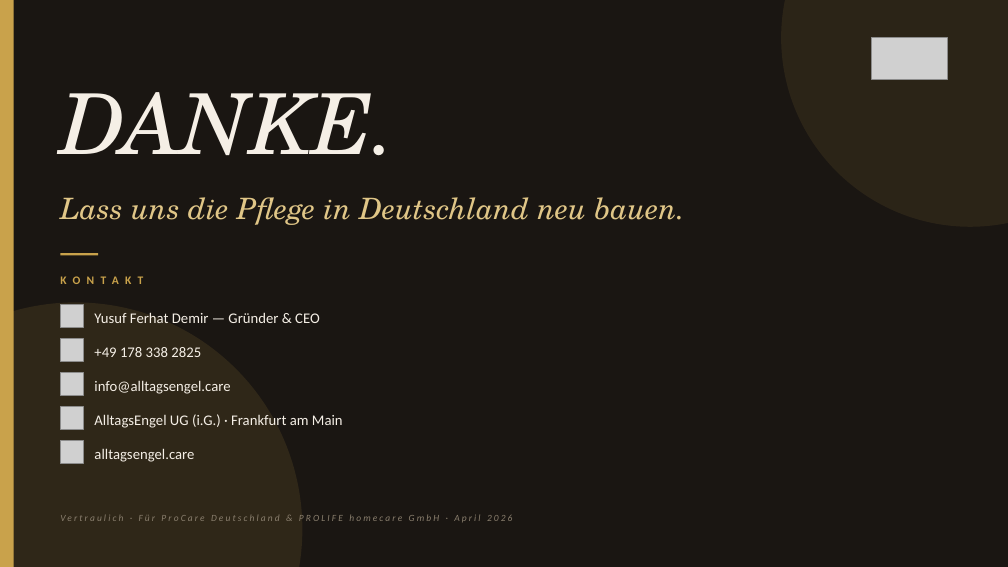
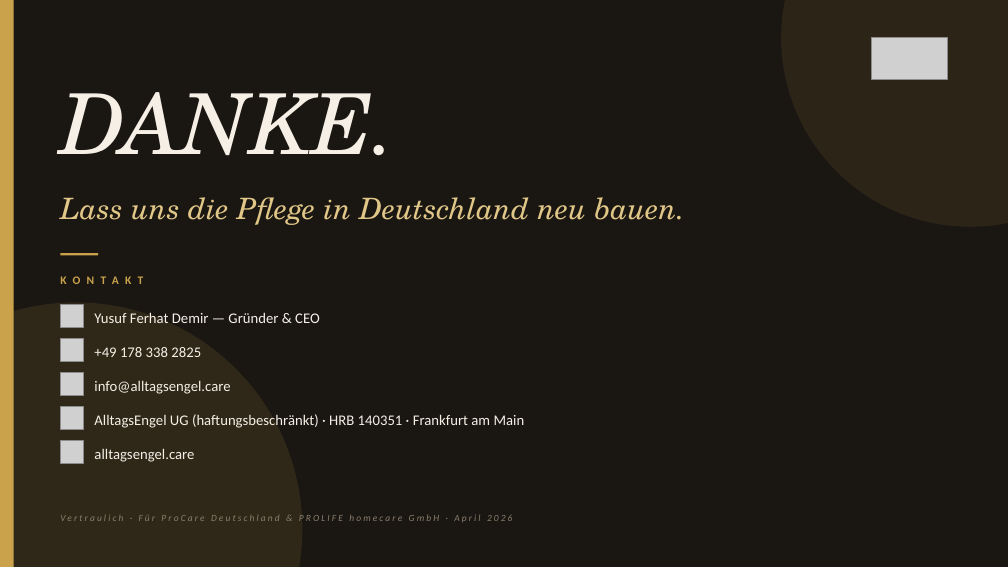
Before and after one commit to YusufFerhatDemir/alltagsengel, a slide deck: slide 14 of investor/AlltagsEngel_PitchDeck_2026.pptx. Drawn at 1008x567 pixels with LibreOffice and Linux fonts; fonts in the diff are those of the drawing; grey boxes stand for pictures. Boxes give left, top, right and bottom in pixels: in the first picture for what was removed or moved away, otherwise in the second. Text is boxed around its words. In the diff, an @@ line names an element or a change of style, - is before the commit and + after.

Commit message:
fix(investor): HRB 140351 + UG (haftungsbeschränkt) überall, Founder-Kreis mit YFD-Initialen
- Pitch Deck Cover/Closing: UG (i.G.) → UG (haftungsbeschränkt) · HRB 140351
- Pitch Deck Timeline Q4 2025: UG-Gründung + HRB 140351 Hinweis
- Pitch Deck Team-Slide: Founder-Kreis jetzt YFD-Initialen in Gold-Italic (statt generisches Person-Icon)
- Businessplan Unternehmensdaten: Firma/Rechtsform auf UG (haftungsbeschränkt) · HRB 140351, AG Frankfurt
- OnePager: Rechtsform-Fakt mit HRB 140351 statt 'Gegründet 2025', Status ergänzt um Frankfurt
- Rebuild: PPTX, PDFs (soffice), Kopie nach /investor/

```diff
--- a/investor/AlltagsEngel_PitchDeck_2026.pptx
+++ b/investor/AlltagsEngel_PitchDeck_2026.pptx
@@ text at (94, 414, 525, 428): text changed @@
-AlltagsEngel UG (i.G.) · Frankfurt am Main
+AlltagsEngel UG (haftungsbeschränkt) · HRB 140351 · Frankfurt am Main
```
Also in this commit, not shown: 3 other slides changed, 8 other files.
